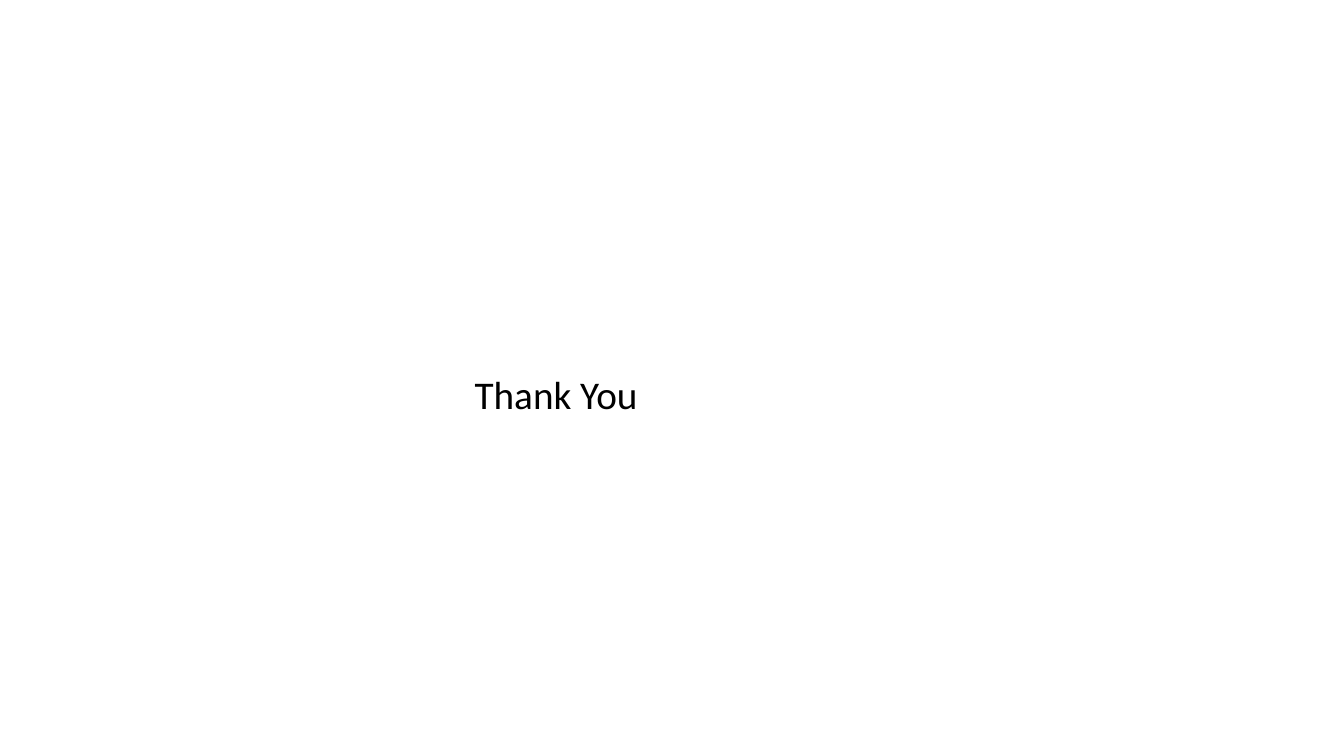
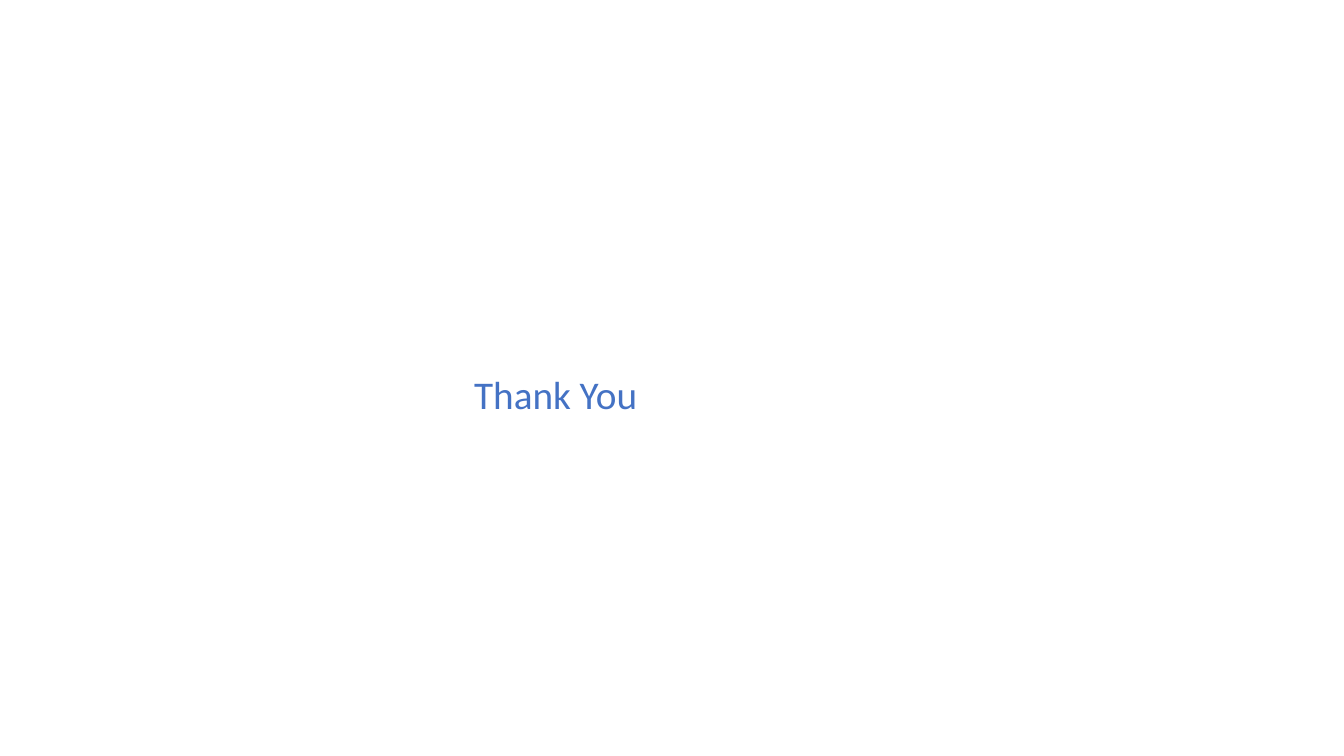
Before and after one commit to chandragithub2014/KotlinTemplates, a slide deck: slide 11 of USBank/USBank_Architecture_Android.pptx (slide 29 before the commit). Drawn at 1344x756 pixels with LibreOffice and Linux fonts; fonts in the diff are those of the drawing. Boxes give left, top, right and bottom in pixels: in the first picture for what was removed or moved away, otherwise in the second. Text is boxed around its words. In the diff, an @@ line names an element or a change of style, - is before the commit and + after.

```diff
--- a/USBank/USBank_Architecture_Android.pptx
+++ b/USBank/USBank_Architecture_Android.pptx
@@ text "Thank You" at [474, 381, 637, 410]: text colour #000000 to #4472C4 @@
```
Also in this commit, not shown: 8 other slides changed, 2 slides added, 20 slides removed, 5 other files.
